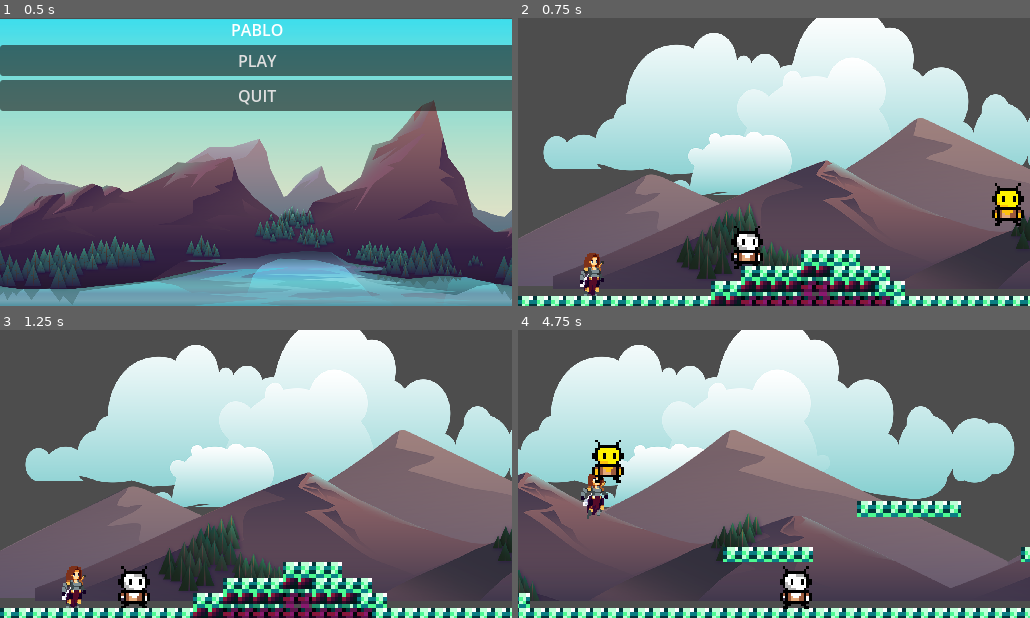
Above: before the commit, frames 1-4 (two rows, left to right).
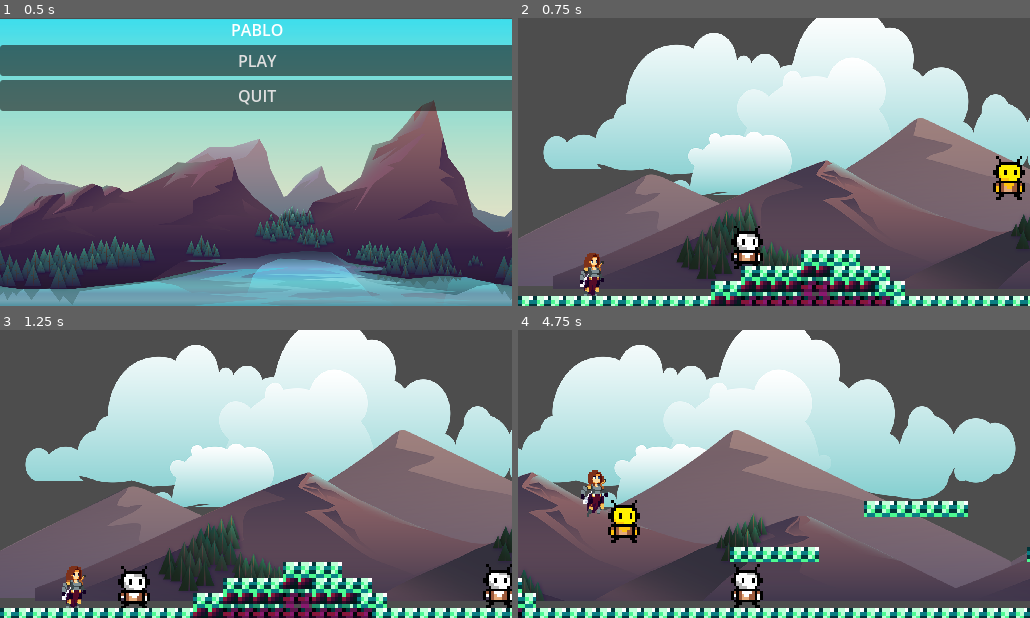
Above: after the commit, the same moments.

Repository: BaoQui/Pablo-s-Adventure
Game: Godot game, scene res://main_menu.tscn
The game is run twice, just before and just after one commit, with the same random seed, the same clock (stepped at 60 frames per second) and the same inputs.
Inputs (mouse positions are in pixels of both pictures, inside the frame that each line leads up to):
- Up to frame 1 (0.5 s): no input
- Up to frame 2 (0.75 s): click "PLAY" at 0.5 s
- Up to frame 3 (1.25 s): no input
- Up to frame 4 (4.75 s): tap Enter (ui_accept) at 1.25, 1.52, 2.27, 3.77, 4.52 s; move the mouse to (886, 459) at 1.27 s; hold Right (ui_right) 1.28-2.78 s; move the mouse to (671, 488) at 2.02 s; move the mouse to (825, 410) at 2.77 s; hold Left (ui_left) 2.78-3.53 s; move the mouse to (748, 531) at 3.52 s; hold Right (ui_right) from 3.53 s (still down); move the mouse to (927, 517) at 4.27 s

Frame 1 is identical in both runs. In frame 2, 1.1% of the frame differs, in the area x 92-100%, y 47-73%; in frame 3, 0.6%; in frame 4, 12%, in the area x 0-100%, y 0-100%.

Commit message:
Emenenalf
put enemies in decent places

Diff:
--- a/Level.tscn
+++ b/Level.tscn
@@ -698,6 +698,7 @@
 tile_set = SubResource("TileSet_fddr8")
 
 [node name="BouncingEnemy" type="CharacterBody2D" parent="."]
+position = Vector2(0, 2.75442)
 script = ExtResource("49_fddr8")
 
 [node name="CollisionShape2D" type="CollisionShape2D" parent="BouncingEnemy"]
@@ -780,7 +781,7 @@
 autostart = true
 
 [node name="Sprite2D" type="Sprite2D" parent="BouncingEnemy2"]
-position = Vector2(57.1096, -13.8719)
+position = Vector2(55.0933, -13.4784)
 scale = Vector2(0.708683, 0.708291)
 texture = ExtResource("50_oybyf")
 
@@ -825,12 +826,12 @@
 script = ExtResource("41_ny14h")
 
 [node name="Sprite2D" type="Sprite2D" parent="Ground Enemy2"]
-position = Vector2(5.64552, 21.2484)
+position = Vector2(-3.61879, 27.7193)
 scale = Vector2(0.708683, 0.708291)
 texture = ExtResource("43_ieltc")
 
 [node name="CollisionShape2D" type="CollisionShape2D" parent="Ground Enemy2"]
-position = Vector2(4.83902, 21.2484)
+position = Vector2(-4.82854, 28.1128)
 shape = SubResource("RectangleShape2D_2hs0m")
 
 [node name="PatternTimer" type="Timer" parent="Ground Enemy2"]
@@ -839,7 +840,7 @@
 autostart = true
 
 [node name="Ground Enemy3" type="CharacterBody2D" parent="."]
-position = Vector2(238.038, -8.60088)
+position = Vector2(179.85, -7.47628)
 script = ExtResource("41_ny14h")
 
 [node name="Sprite2D" type="Sprite2D" parent="Ground Enemy3"]
@@ -857,11 +858,11 @@
 autostart = true
 
 [node name="Ground Enemy4" type="CharacterBody2D" parent="."]
-position = Vector2(474.055, -10.8483)
+position = Vector2(478.257, -22.8223)
 script = ExtResource("41_ny14h")
 
 [node name="Sprite2D" type="Sprite2D" parent="Ground Enemy4"]
-position = Vector2(5.64552, 21.2484)
+position = Vector2(6.04877, 20.8549)
 scale = Vector2(0.708683, 0.708291)
 texture = ExtResource("43_ieltc")
 
@@ -875,7 +876,7 @@
 autostart = true
 
 [node name="Ground Enemy5" type="CharacterBody2D" parent="."]
-position = Vector2(398.422, -2.09563)
+position = Vector2(400.429, 8.65675)
 script = ExtResource("41_ny14h")
 
 [node name="Sprite2D" type="Sprite2D" parent="Ground Enemy5"]
@@ -893,7 +894,7 @@
 autostart = true
 
 [node name="Ground Enemy6" type="CharacterBody2D" parent="."]
-position = Vector2(362.339, -17.015)
+position = Vector2(484.709, 8.26326)
 script = ExtResource("41_ny14h")
 
 [node name="Sprite2D" type="Sprite2D" parent="Ground Enemy6"]
Not shown: 1 places in game.tscn that only renumber resources
